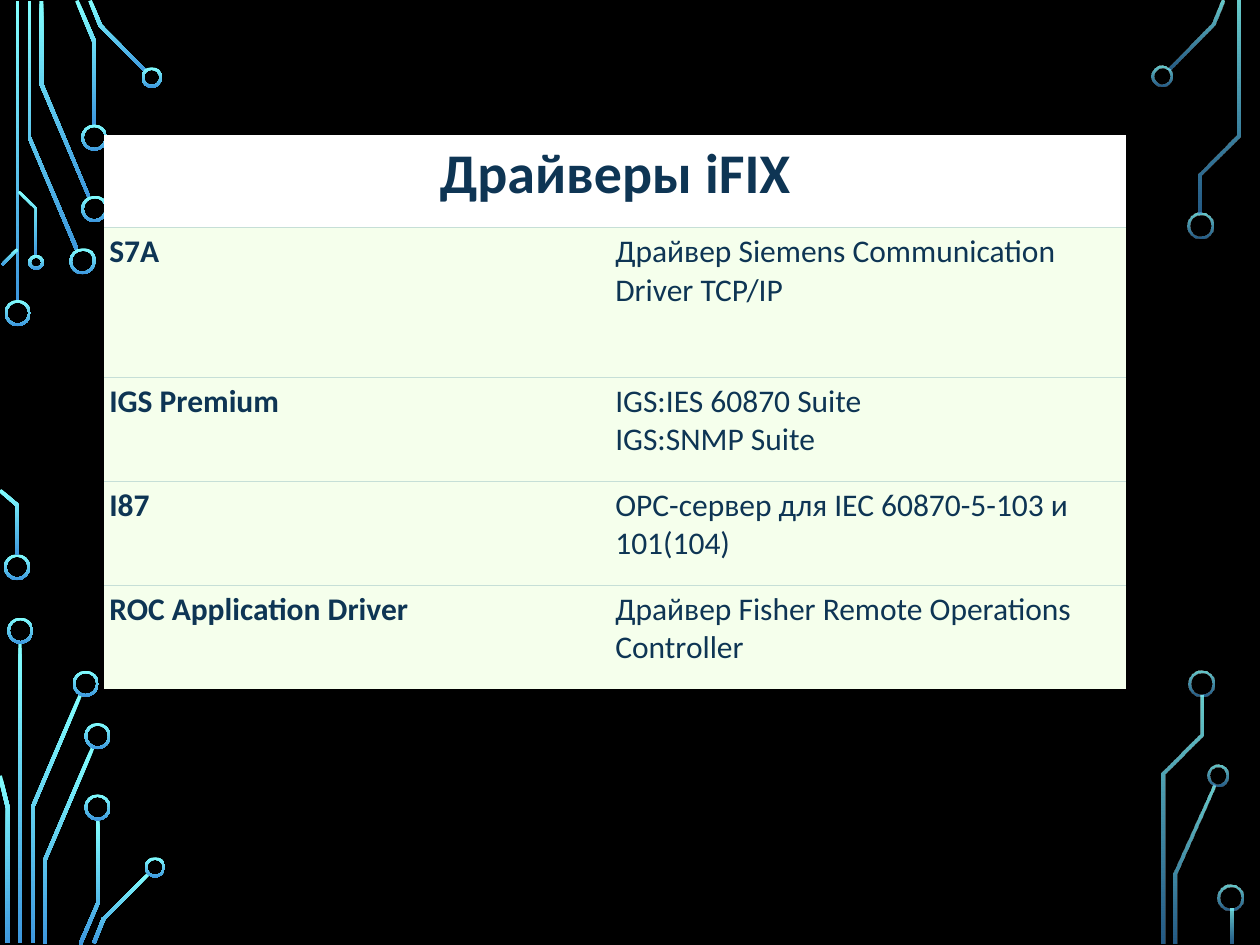
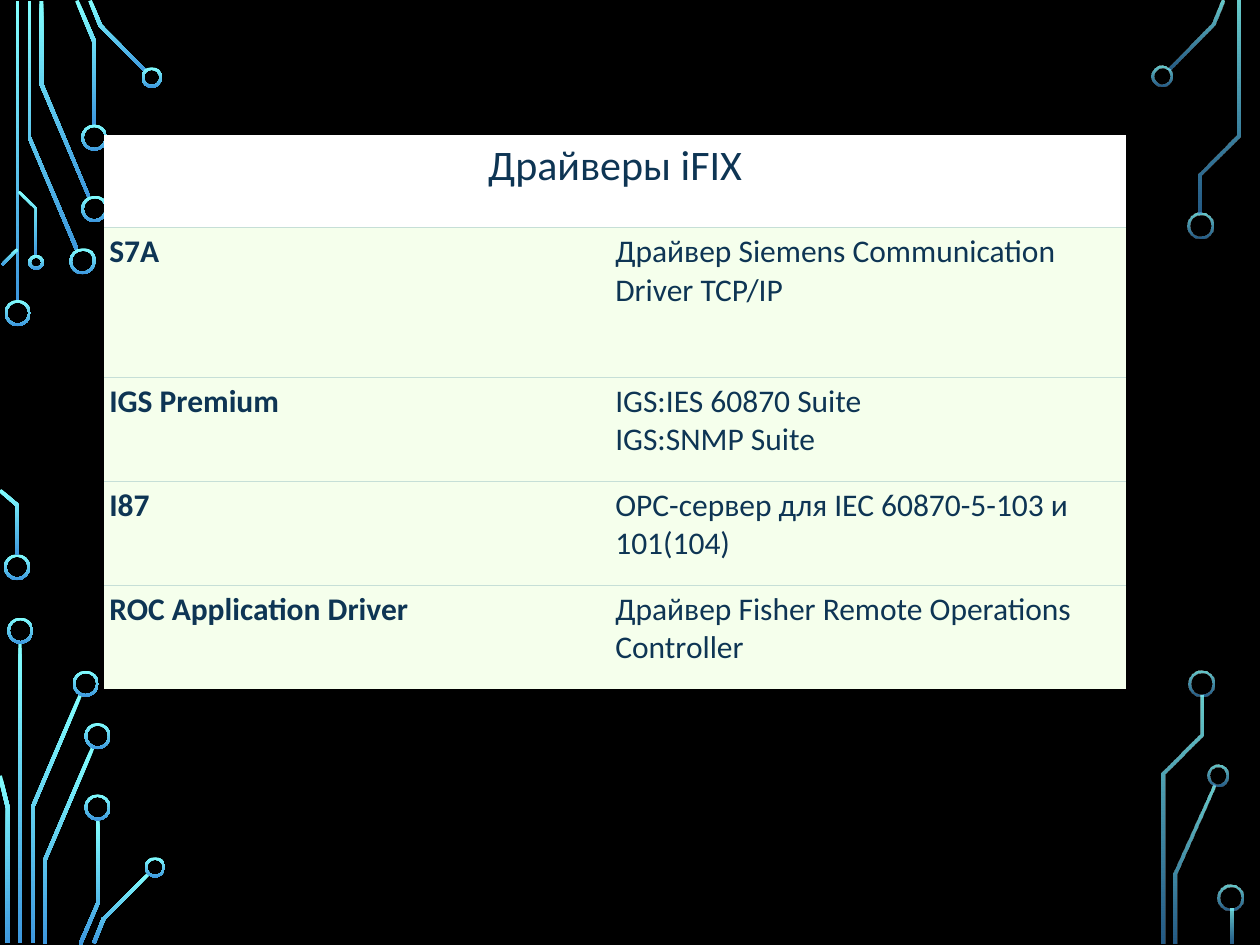
Before and after one commit to tyunegov/Presentation_ASUTP, a slide deck: slide 22 of итоговая.pptx (slide 23 before the commit). Drawn at 1260x945 pixels with LibreOffice and Linux fonts; fonts in the diff are those of the drawing; background and template pictures are left out. Boxes give left, top, right and bottom in pixels: in the first picture for what was removed or moved away, otherwise in the second. Text is boxed around its words. In the diff, an @@ line names an element or a change of style, - is before the commit and + after.

```diff
--- a/итоговая.pptx
+++ b/итоговая.pptx
@@ table at <box>105,135,1128,689</box> @@
@@ size 32 to 24 pt, bold off in "Драйверы iFIX" @@
```
Also in this commit, not shown: 22 other slides changed, 2 slides added, 2 slides removed, 5 other files.
